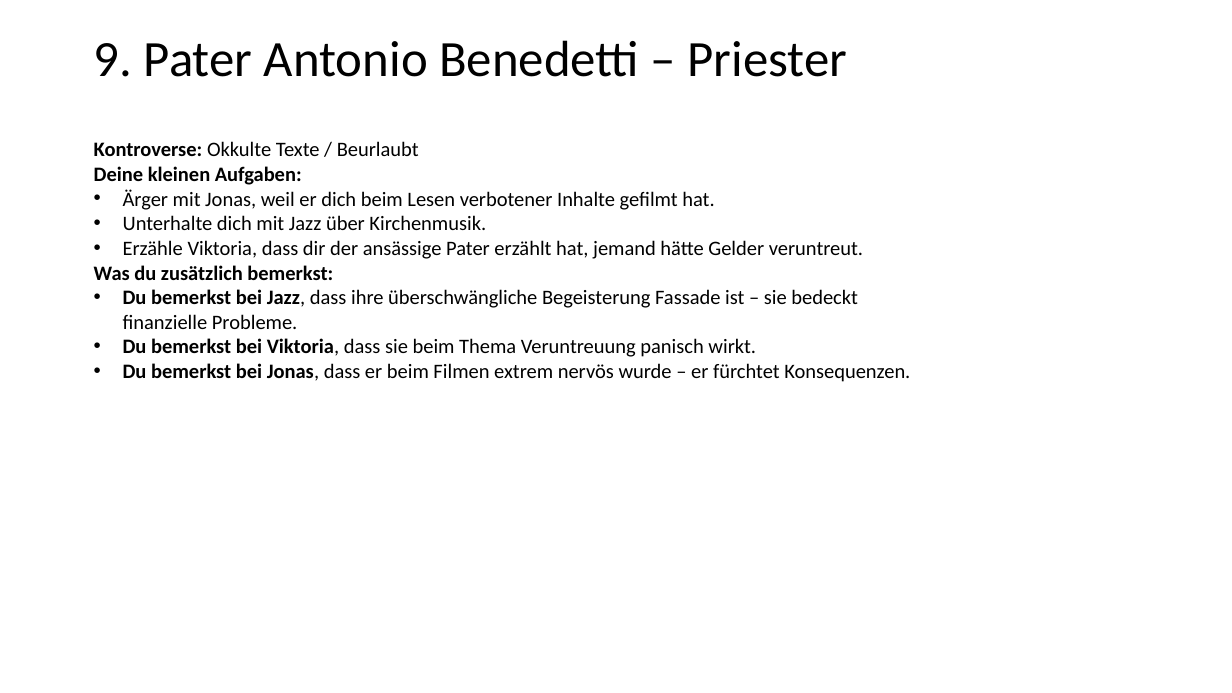
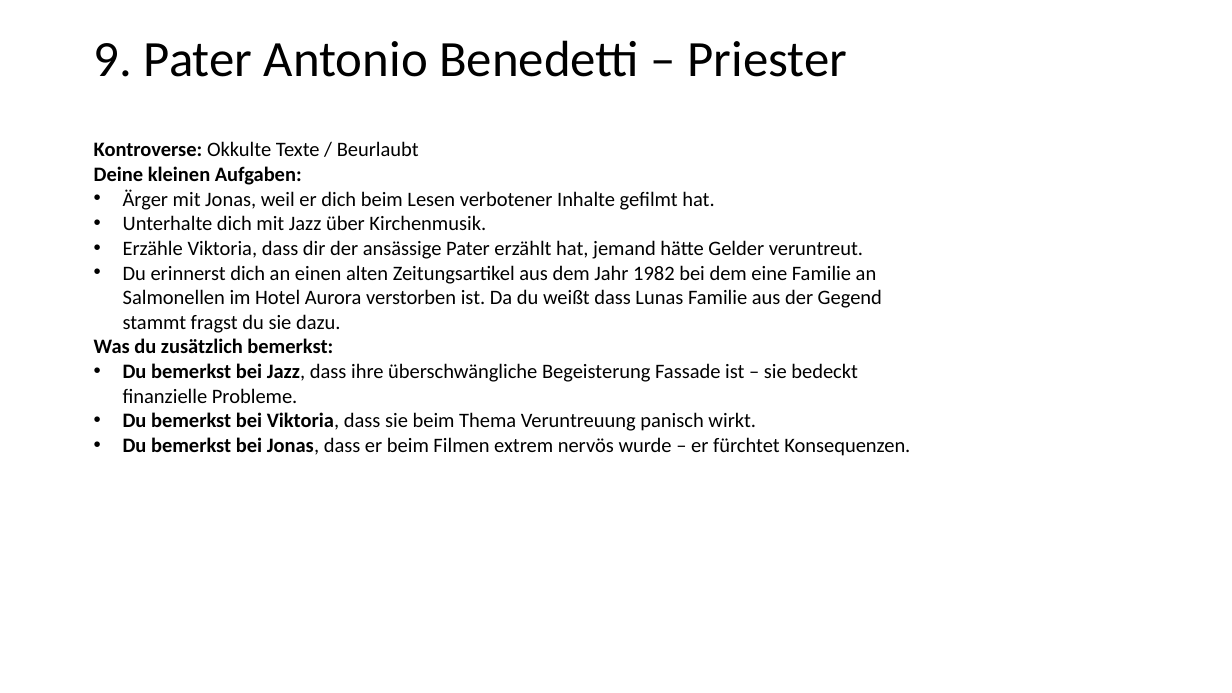
Before and after one commit to LkySlevin/krimidinner_app, a slide deck: slide 13 of Misc/Krimidinner.pptx (slide 14 before the commit). Drawn at 1232x693 pixels with LibreOffice and Linux fonts; fonts in the diff are those of the drawing. Boxes give left, top, right and bottom in pixels: in the first picture for what was removed or moved away, otherwise in the second. Text is boxed around its words. In the diff, an @@ line names an element or a change of style, - is before the commit and + after.

```diff
--- a/Misc/Krimidinner.pptx
+++ b/Misc/Krimidinner.pptx
@@ text at box(123, 265, 882, 333): paragraph added @@
+• Du erinnerst dich an einen alten Zeitungsartikel aus dem Jahr 1982 bei dem eine Familie an Salmonellen im Hotel Aurora verstorben ist. Da du weißt dass Lunas Familie aus der Gegend stammt fragst du sie dazu.
```
Also in this commit, not shown: 8 other slides changed, 1 slide removed, 16 other files.
